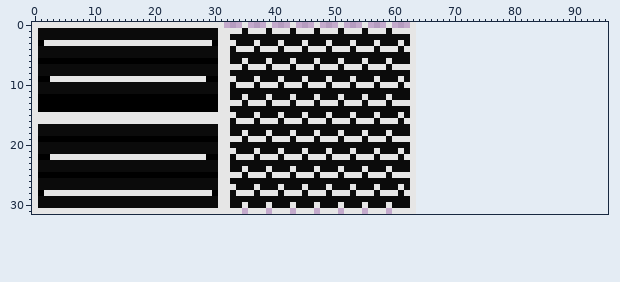
Pixel-art file, stored at OpenGLSandSim/tilesets/mono_tileset.aseprite. The first picture shows the starting point.
64x32 pixels, 1 frame. The old version is drawn lined up with the new one, on the new canvas.
Now the later version:
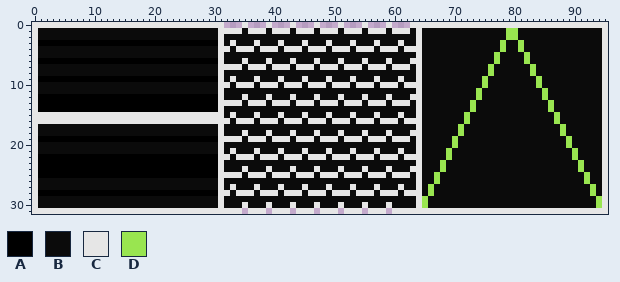
Palette (. is transparent): A #000000  B #0b0b0b  C #e6e6e6  D #99e550
What changed:
canvas 64x32 -> 96x32
Changed rows in their new state; - is an unchanged pixel.
first column x 1:
 0 ---------------------------------------------------------------CCCCCCCCCCCCCCCCCCCCCCCCCCCCCCCC
 1 --------------------------------------------------------------BCBBBBBBBBBBBBBBDDBBBBBBBBBBBBBBC
 2 -------------------------------B------------------------------BCBBBBBBBBBBBBBBDDBBBBBBBBBBBBBBC
 3 -AAAAAAAAAAAAAAAAAAAAAAAAAAAA--B------------------------------BCBBBBBBBBBBBBBDBBDBBBBBBBBBBBBBC
 4 ---------------------------------------------------------------CBBBBBBBBBBBBBDBBDBBBBBBBBBBBBBC
 5 -------------------------------B------------------------------BCBBBBBBBBBBBBDBBBBDBBBBBBBBBBBBC
 6 -------------------------------B-------------------------------CBBBBBBBBBBBBDBBBBDBBBBBBBBBBBBC
 7 --------------------------------------------------------------BCBBBBBBBBBBBDBBBBBBDBBBBBBBBBBBC
 8 -------------------------------B------------------------------BCBBBBBBBBBBBDBBBBBBDBBBBBBBBBBBC
 9 --AAAAAAAAAAAAAAAAAAAAAAAAAA---B------------------------------BCBBBBBBBBBBDBBBBBBBBDBBBBBBBBBBC
10 ---------------------------------------------------------------CBBBBBBBBBBDBBBBBBBBDBBBBBBBBBBC
11 -------------------------------B------------------------------BCBBBBBBBBBDBBBBBBBBBBDBBBBBBBBBC
12 -------------------------------B-------------------------------CBBBBBBBBBDBBBBBBBBBBDBBBBBBBBBC
13 --------------------------------------------------------------BCBBBBBBBBDBBBBBBBBBBBBDBBBBBBBBC
14 -------------------------------B------------------------------BCBBBBBBBBDBBBBBBBBBBBBDBBBBBBBBC
15 -------------------------------B------------------------------BCBBBBBBBDBBBBBBBBBBBBBBDBBBBBBBC
16 ---------------------------------------------------------------CBBBBBBBDBBBBBBBBBBBBBBDBBBBBBBC
17 -------------------------------B------------------------------BCBBBBBBDBBBBBBBBBBBBBBBBDBBBBBBC
18 -------------------------------B-------------------------------CBBBBBBDBBBBBBBBBBBBBBBBDBBBBBBC
19 --------------------------------------------------------------BCBBBBBDBBBBBBBBBBBBBBBBBBDBBBBBC
20 -------------------------------B------------------------------BCBBBBBDBBBBBBBBBBBBBBBBBBDBBBBBC
21 -------------------------------B------------------------------BCBBBBDBBBBBBBBBBBBBBBBBBBBDBBBBC
22 --AAAAAAAAAAAAAAAAAAAAAAAAAA-----------------------------------CBBBBDBBBBBBBBBBBBBBBBBBBBDBBBBC
23 AAAAAAAAAAAAAAAAAAAAAAAAAAAAAA-B------------------------------BCBBBDBBBBBBBBBBBBBBBBBBBBBBDBBBC
24 AAAAAAAAAAAAAAAAAAAAAAAAAAAAAA-B-------------------------------CBBBDBBBBBBBBBBBBBBBBBBBBBBDBBBC
25 --------------------------------------------------------------BCBBDBBBBBBBBBBBBBBBBBBBBBBBBDBBC
26 -------------------------------B------------------------------BCBBDBBBBBBBBBBBBBBBBBBBBBBBBDBBC
27 -------------------------------B------------------------------BCBDBBBBBBBBBBBBBBBBBBBBBBBBBBDBC
28 -AAAAAAAAAAAAAAAAAAAAAAAAAAAA----------------------------------CBDBBBBBBBBBBBBBBBBBBBBBBBBBBDBC
29 -------------------------------B------------------------------BCDBBBBBBBBBBBBBBBBBBBBBBBBBBBBDC
30 -------------------------------B------------------------------BCDBBBBBBBBBBBBBBBBBBBBBBBBBBBBDC
31 ---------------------------------------------------------------CCCCCCCCCCCCCCCCCCCCCCCCCCCCCCCC
Where, in picture pixels (left, top, right, bottom), the same in both pictures:
changed: (410, 22, 608, 214)
changed: (38, 34, 230, 208)
